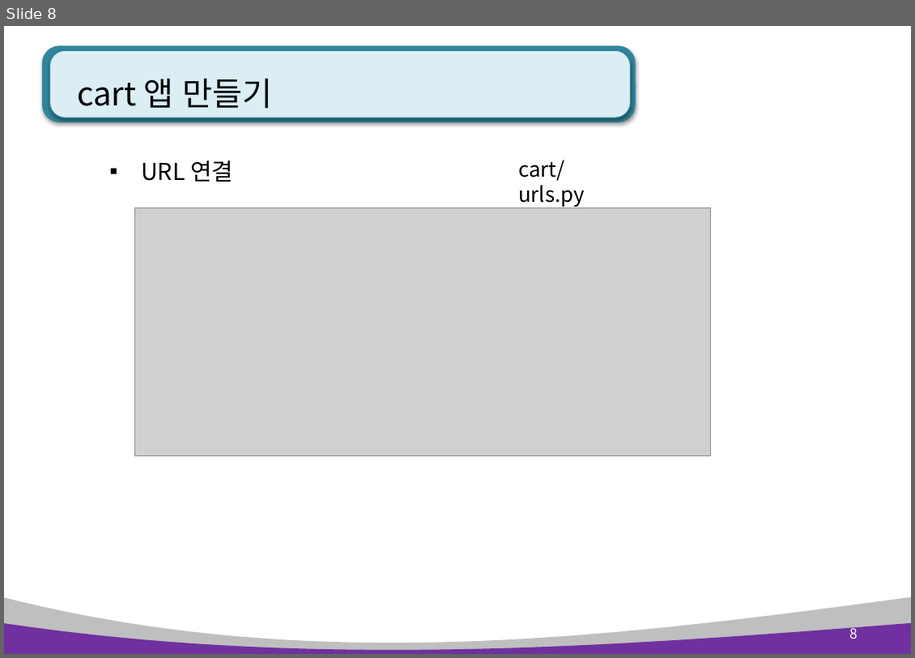
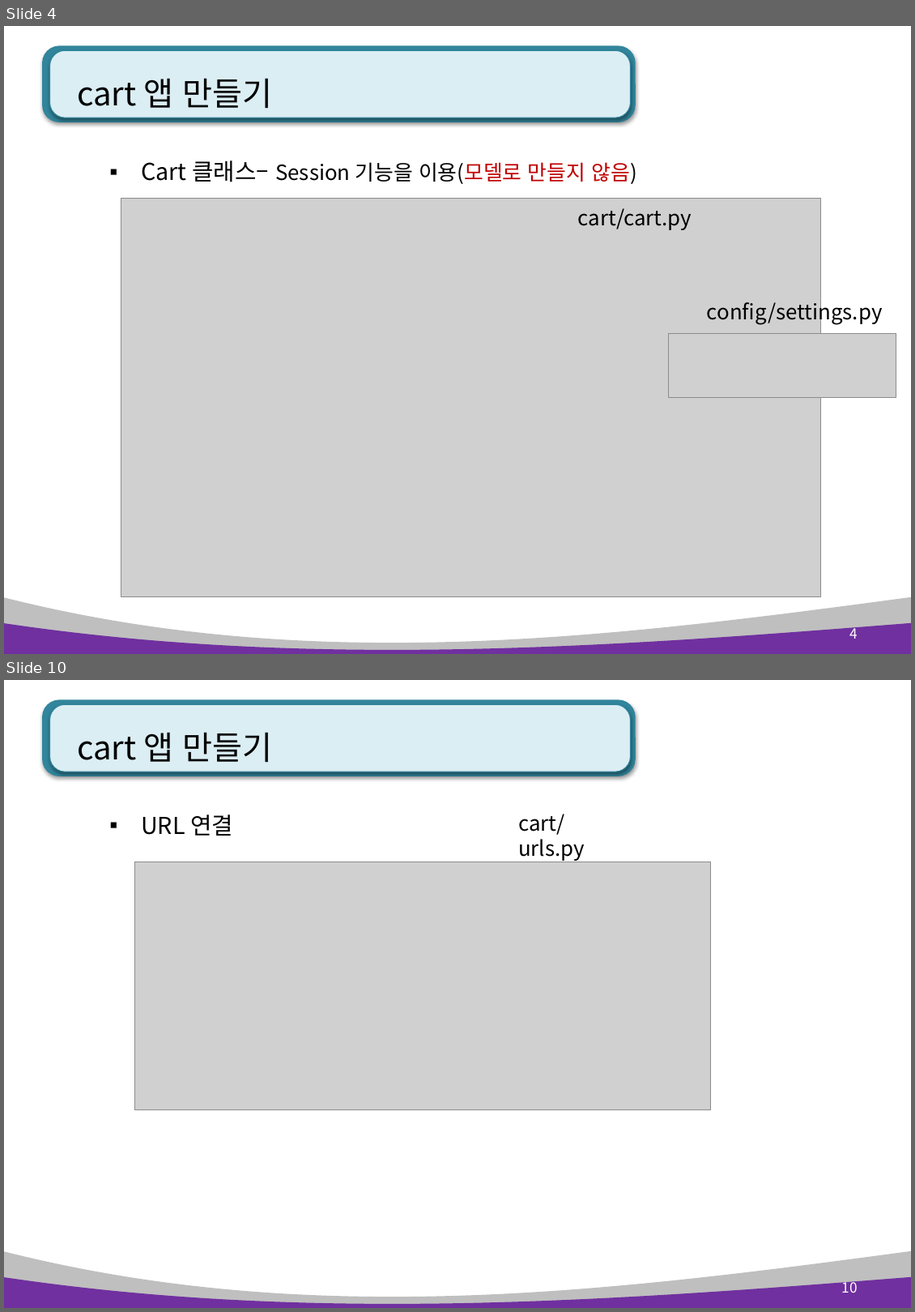
Before and after one commit to kiyongee2/green_project_web, a slide deck: django_ppt/shop_ppt/2장. cart(장바구니).pptx. Shown one above the other, each under a label of ours: slide 8 before the commit, slides 4 and 10 after it; the slides between them are not shown. The pictures are 915x658 and 915x1312 pixels, drawn with LibreOffice and Linux fonts; fonts in the diff are those of the drawing; grey boxes stand for pictures. Boxes give left, top, right and bottom in pixels: in the first picture for what was removed or moved away, otherwise in the second. Text is boxed around its words. In the diff, an @@ line names an element or a change of style, - is before the commit and + after.

Commit message:
cart ppt

```diff
--- a/django_ppt/shop_ppt/2장. cart(장바구니).pptx
+++ b/django_ppt/shop_ppt/2장. cart(장바구니).pptx
@@ slide 4 added at [4, 26, 911, 654], background #FFFFFF; not listed: 4 template elements that a slide beside it also shows @@
@@ title added at [77, 78, 273, 108], 28 pt, text #000000 @@
+cart 앱 만들기
@@ text added at [141, 160, 637, 184], 18 pt, text #000000 @@
+▪ Cart 클래스– Session 기능을 이용(모델로 만들지 않음)
@@ picture added at [121, 199, 820, 597] @@
@@ text added at [578, 208, 692, 230], 18 pt, text #000000 @@
+cart/cart.py
@@ text added at [707, 298, 883, 325], 18 pt, text #000000 @@
+config/settings.py
@@ picture added at [669, 334, 897, 398] @@
@@ page number added at [850, 625, 858, 638], 12 pt, text #FFFFFF @@
+4
@@ what was slide 8 is now slide 10 @@
@@ page number at [842, 1279, 857, 1292]: text changed @@
-8
+10
```
Also in this commit, not shown: 5 slides changed, 1 other slide added, 2 other files.
